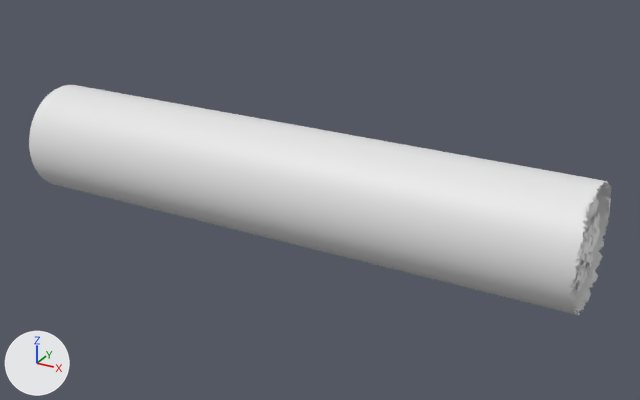
An edit to the Blender file models/papieros.blend, drawn before and after from the same camera.
The view is the same before and after, from a camera (50 mm lens) standing at (0.067, -0.684, 0.294) and looking at (-0.282, -0.049, -0.023). Every picture has the same lights, and +X, +Y and +Z are marked at lower left.

In view in the first picture: 'Papieros', 'papieros.002'.
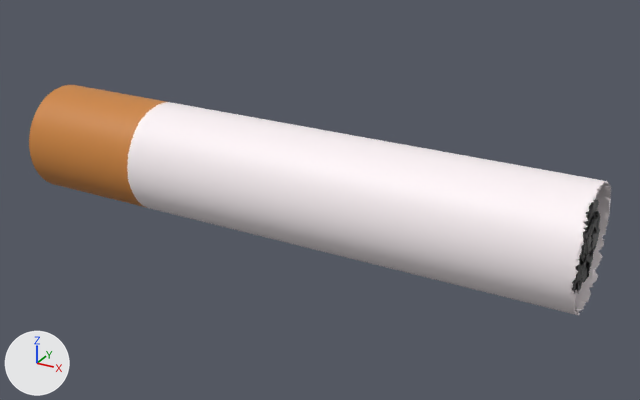
Boxes (x1, y1, x2, y2) around the edits, measured in the pictures (640 x 400 px):
'papieros.002', recoloured (white to black): (571, 196, 600, 293) in both
part 1 of me_cylinder_001, recoloured: (127, 102, 611, 315) in both
part 2 of me_cylinder_001, recoloured (white to orange): (29, 85, 166, 208) in both

The change, as a diff of the scene's bpy script:
```diff
--- a/models/papieros.blend.py
+++ b/models/papieros.blend.py
@@ mat_material_002 @@
+mat_material_002 = principled_material('Material.002')
+mat_material_002.base_color = (0.00354, 0.00354, 0.00354)  # black #0c0c0c
@@ mat_material_001 @@
+mat_material_001 = principled_material('Material.001')
+mat_material_001.base_color = (0.615, 0.236, 0.0502)  # orange #ce853f
@@ mat_material @@
+mat_material = principled_material('Material')
+mat_material.base_color = (1.0, 0.92, 0.944)  # white #fff6f9
@@ me_cylinder_001 @@
 me_cylinder_001.from_pydata(...)  # 800 vertices, 484 faces; spans x -1.0..1.0, y -1.0..1.0, z -1.0..1.04
 # used by ob_papieros; location = (-0.3125, -0.0562, -0.0096); rotation_euler = (0.0, 1.571, 0.0), in degrees (0, 90, 0); scale = (0.0521, 0.0521, 0.261)
+# me_cylinder_001 part 1: all 323 faces centred in x -0.99..0.99, y -0.99..0.99, z -0.53..1.03 switch from no material to mat_material (white #fff6f9)
+# me_cylinder_001 part 2: all 161 faces centred in x -0.99..0.99, y -0.99..0.99, z -1.0..-0.76 switch from no material to mat_material_001 (orange #ce853f)
@@ me_icosphere_002 @@
 me_icosphere_002.from_pydata(...)  # 1924 vertices, 1920 faces; spans x -1.11..0.72, y -0.87..0.87, z -0.86..0.86
+me_icosphere_002.materials.append(mat_material_002)  # black #0c0c0c
```
